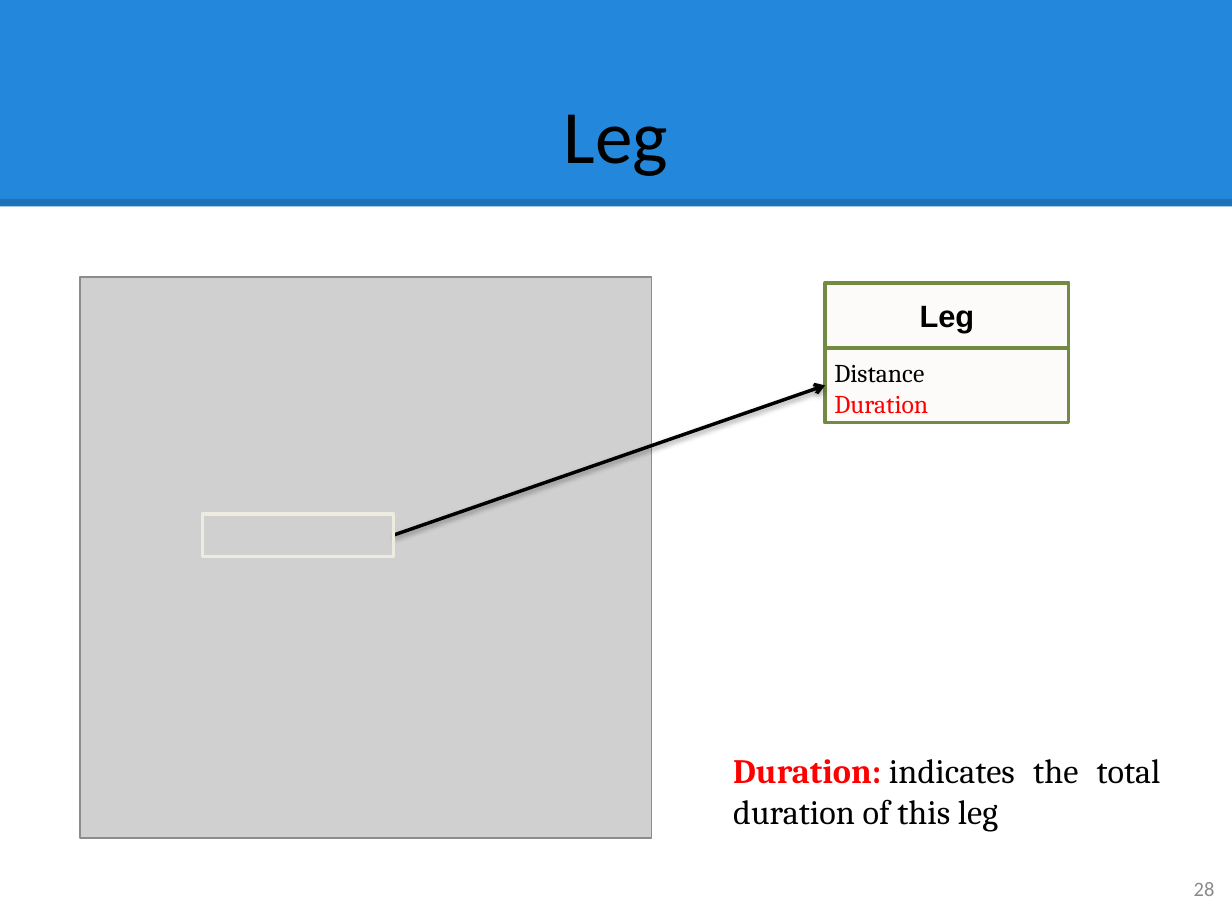
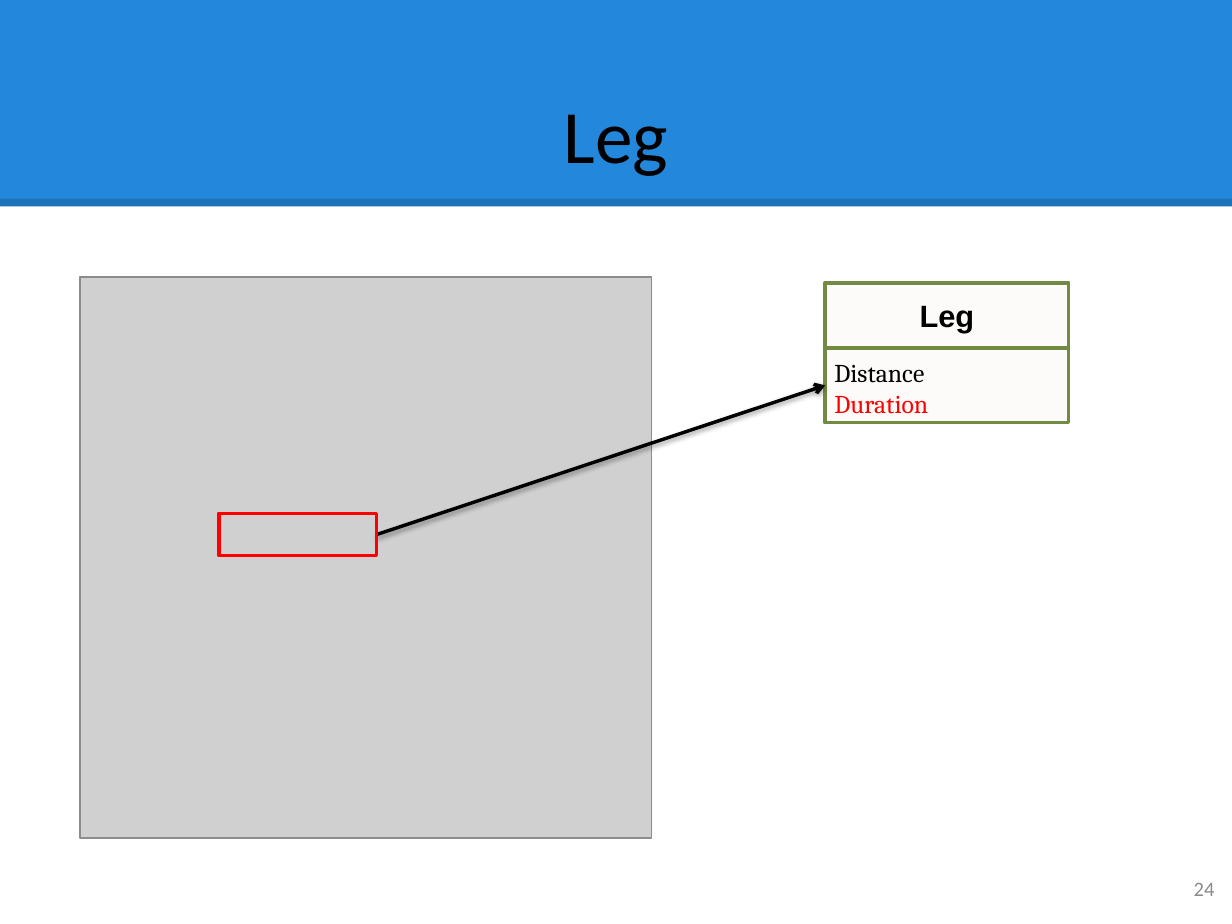
Before and after one commit to hqt/street-router, a slide deck: slide 24 of Document/presentation/ngoan/5 search motorbike.pptx (slide 28 before the commit). Drawn at 1232x924 pixels with LibreOffice and Linux fonts; fonts in the diff are those of the drawing; grey boxes stand for pictures. Boxes give left, top, right and bottom in pixels: in the first picture for what was removed or moved away, otherwise in the second. Text is boxed around its words. In the diff, an @@ line names an element or a change of style, - is before the commit and + after.

```diff
--- a/Document/presentation/ngoan/5 search motorbike.pptx
+++ b/Document/presentation/ngoan/5 search motorbike.pptx
@@ arrow moved from (393, 535) - (825, 386) to (377, 535) - (825, 386) @@
@@ rectangle: place and size @@
-rectangle at [202, 514, 393, 556]
+rectangle at [219, 514, 377, 556]
@@ rectangle at [219, 514, 377, 556]: outline #EEECE1 2 pt to #FF0000 2 pt @@
@@ text removed at [733, 759, 1161, 832] @@
-Duration: indicates the total duration of this leg
@@ page number at [1194, 883, 1215, 896]: text changed @@
-28
+24
```
Also in this commit, not shown: 14 other slides changed, 15 slides added, 5 slides removed.
